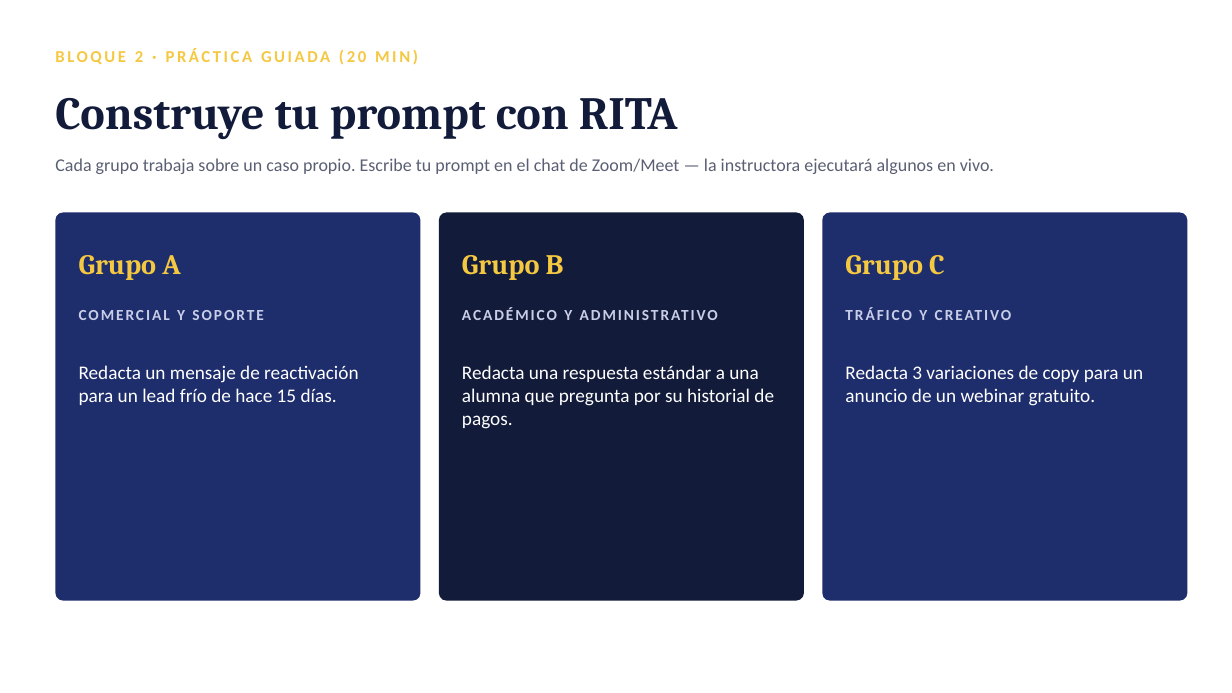
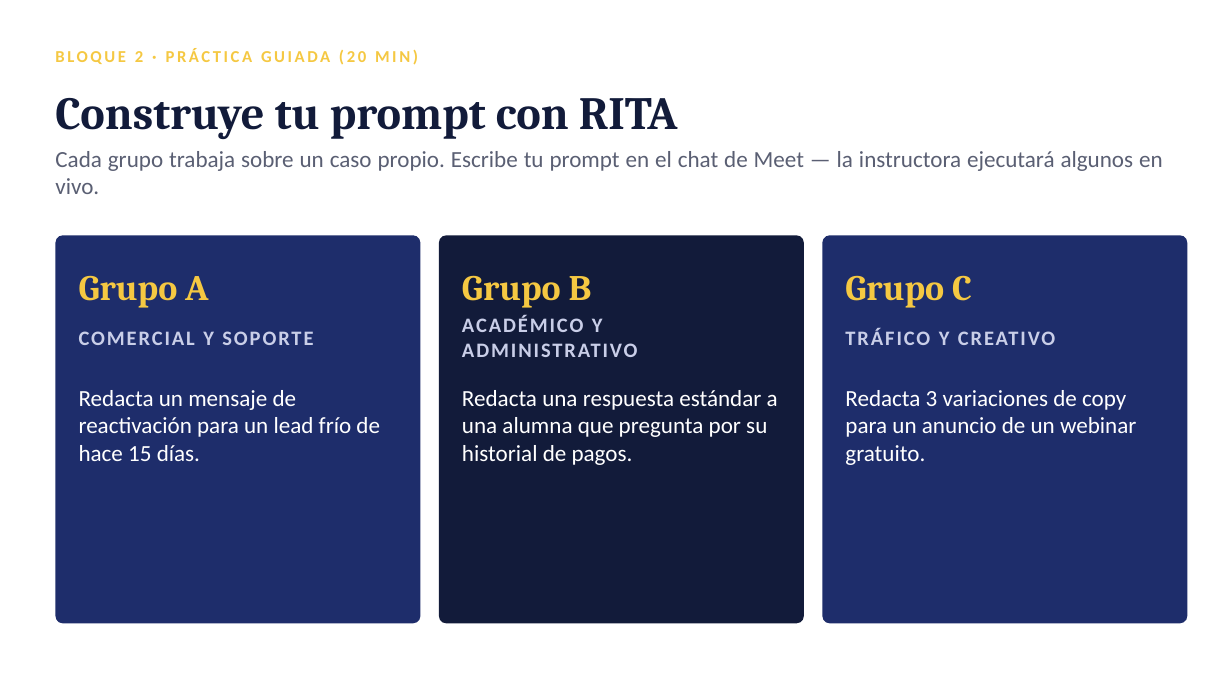
Before and after one commit to lyly2785/taller-ia-eea, a slide deck: slide 10 of Sesion0_Presentacion.pptx. Drawn at 1232x693 pixels with LibreOffice and Linux fonts; fonts in the diff are those of the drawing. Boxes give left, top, right and bottom in pixels: in the first picture for what was removed or moved away, otherwise in the second. Text is boxed around its words. In the diff, an @@ line names an element or a change of style, - is before the commit and + after.

```diff
--- a/Sesion0_Presentacion.pptx
+++ b/Sesion0_Presentacion.pptx
@@ text at (x1=55, y1=151, x2=1163, y2=194): text changed; size 14 to 18 pt @@
-Cada grupo trabaja sobre un caso propio. Escribe tu prompt en el chat de Zoom/Meet — la instructora ejecutará algunos en vivo.
+Cada grupo trabaja sobre un caso propio. Escribe tu prompt en el chat de Meet — la instructora ejecutará algunos en vivo.
@@ 9 texts, 3 rounded rectangles moved together from (x1=55, y1=213, x2=1188, y2=601) to (x1=55, y1=236, x2=1188, y2=624) @@
@@ size 22 to 28 pt in 3 elements at (x1=79, y1=275, x2=208, y2=308), (x1=462, y1=275, x2=592, y2=308), (x1=845, y1=275, x2=972, y2=308) @@
@@ size 12 to 16 pt in 3 elements at (x1=79, y1=331, x2=313, y2=345), (x1=462, y1=315, x2=637, y2=357), (x1=845, y1=328, x2=1055, y2=345) @@
@@ size 15 to 18 pt in 3 elements at (x1=79, y1=390, x2=380, y2=461), (x1=462, y1=390, x2=778, y2=465), (x1=845, y1=390, x2=1136, y2=465) @@
```
Also in this commit, not shown: 10 other slides changed.
